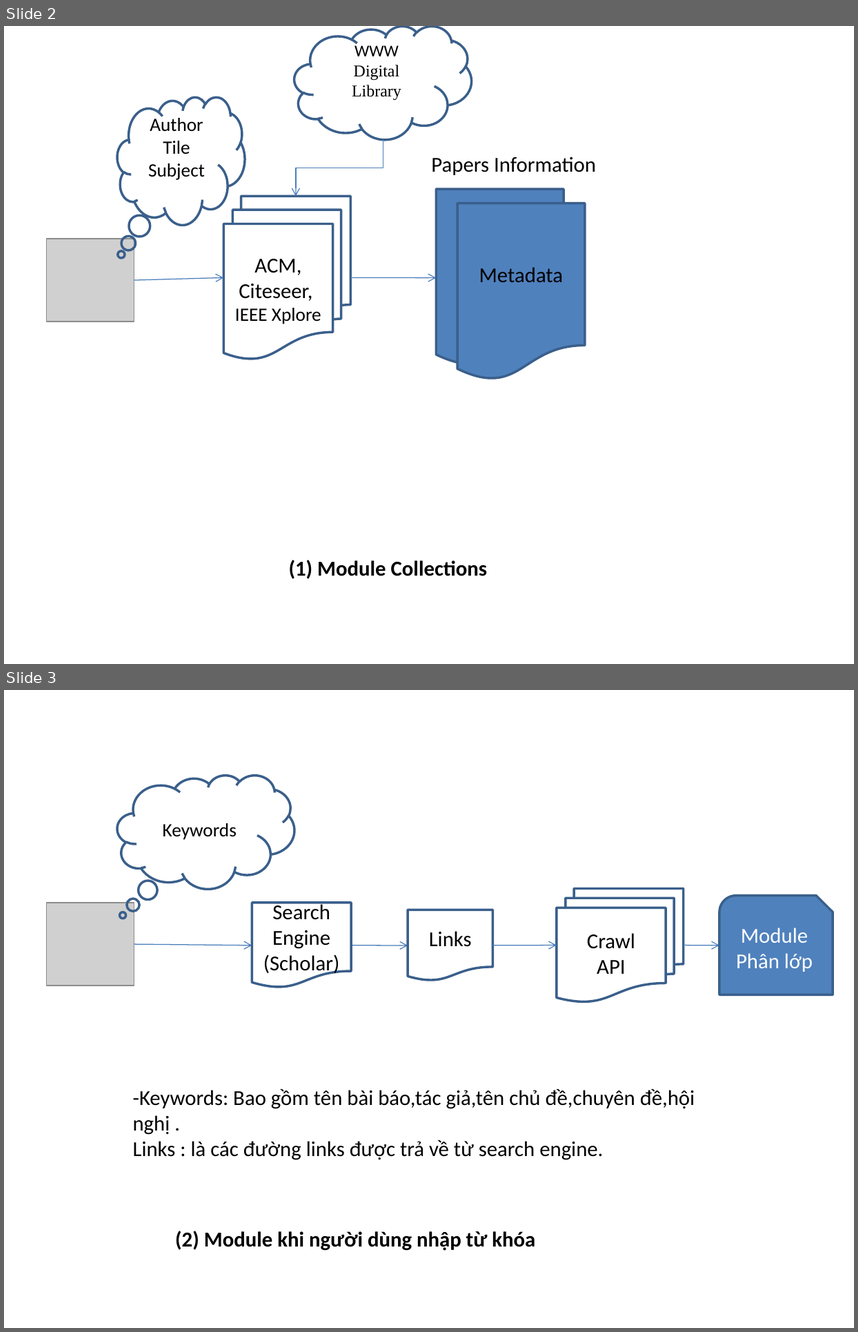
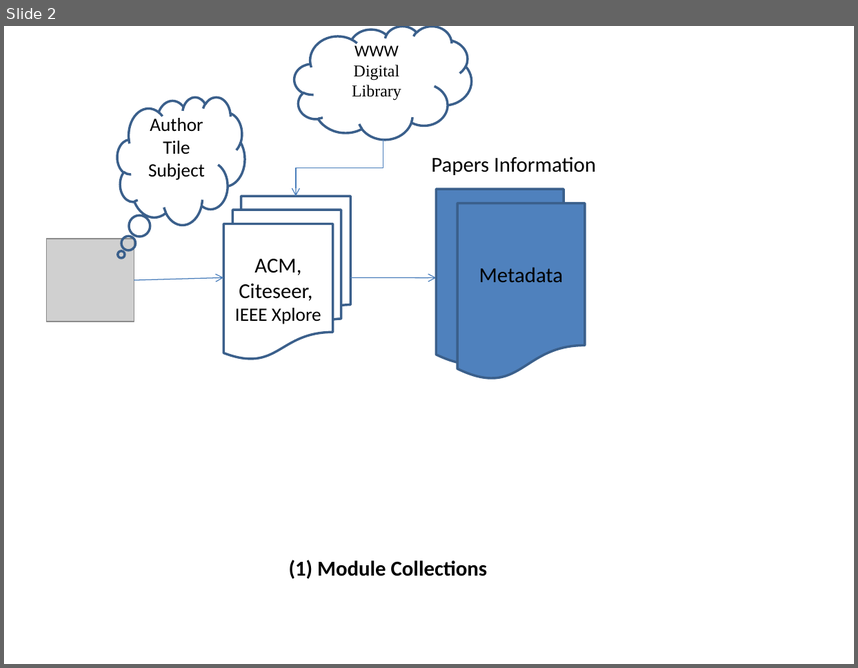
Before and after one commit to tiendv/detaitotnghiep, a slide deck: Outline thesis/De cuong/Kientrucdetai_23_8.pptx. Shown one above the other, each under a label of ours: slides 2 and 3 before the commit, slide 2 after it. The pictures are 858x1332 and 858x668 pixels, drawn with LibreOffice and Linux fonts; fonts in the diff are those of the drawing; grey boxes stand for pictures. Boxes give left, top, right and bottom in pixels: in the first picture for what was removed or moved away, otherwise in the second. Text is boxed around its words. In the diff, an @@ line names an element or a change of style, - is before the commit and + after.

```diff
--- a/Outline thesis/De cuong/Kientrucdetai_23_8.pptx
+++ b/Outline thesis/De cuong/Kientrucdetai_23_8.pptx
@@ slide 3 removed at [4, 690, 854, 1328], background #FFFFFF @@
@@ thought cloud removed at [117, 775, 294, 889] @@
-Keywords
@@ flow chart multidocument removed at [557, 888, 683, 1001] @@
-Crawl
-API
@@ snip round rect removed at [720, 896, 833, 995] @@
-Module Phân lớp
@@ picture removed at [47, 903, 134, 986] @@
@@ flow chart document removed at [252, 903, 352, 987] @@
-Search Engine
-(Scholar)
@@ flow chart document removed at [408, 909, 493, 980] @@
-Links
@@ arrow removed from (134, 944) to (252, 945) @@
@@ arrow removed from (351, 945) to (408, 945) @@
@@ arrow removed from (493, 945) to (557, 945) @@
@@ arrow removed from (683, 945) to (720, 945) @@
@@ text removed at [133, 1089, 695, 1160] @@
--Keywords: Bao gồm tên bài báo,tác giả,tên chủ đề,chuyên đề,hội nghị .
-Links : là các đường links được trả về từ search engine.
@@ text removed at [175, 1230, 535, 1250] @@
-(2) Module khi người dùng nhập từ khóa
```
Also in this commit, not shown: 2 slides changed, 1 slide added, 1 other file.
